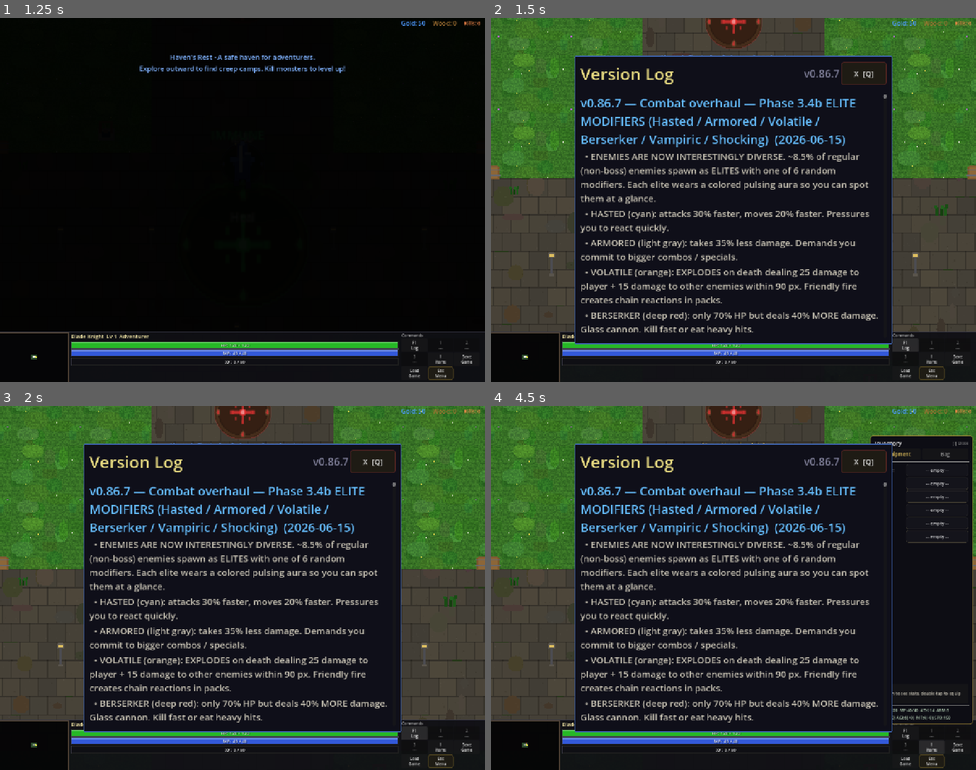
Above: before the commit, frames 1-4 (two rows, left to right).
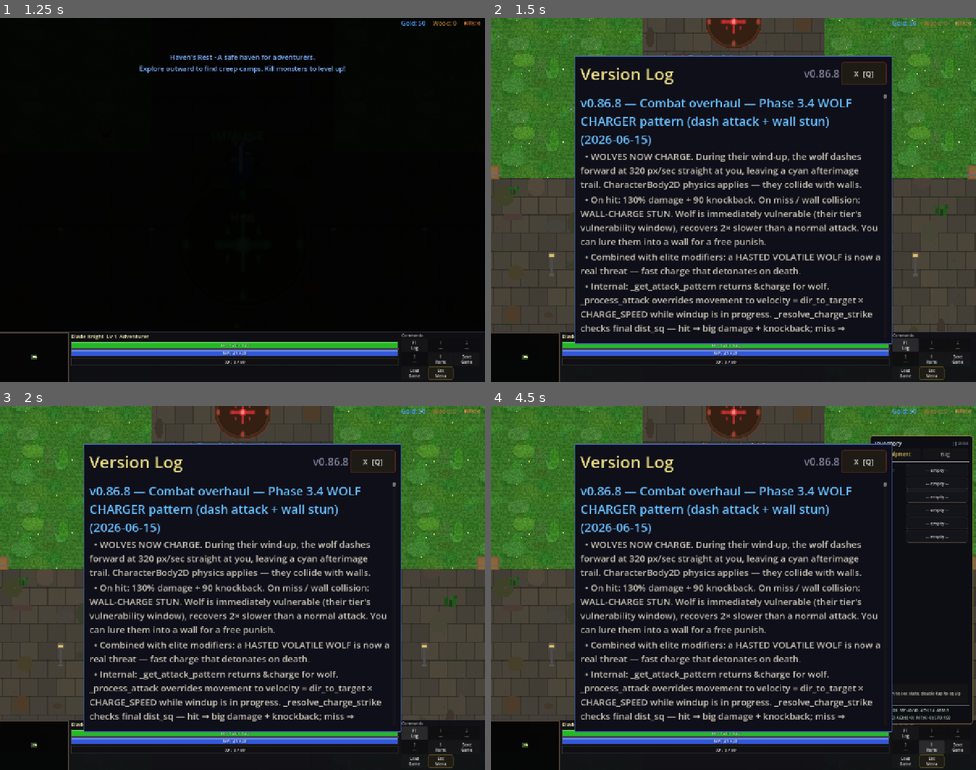
Above: after the commit, the same moments.

Repository: slxny/legends-open-rpg
Game: Godot game, scene res://scenes/main.tscn
Same seed, same stepped clock (60 frames per second), same inputs: the game is played once before the commit and once after it.
Inputs (mouse positions are in pixels of both pictures, inside the frame that each line leads up to):
- Up to frame 1 (1.25 s): tap Enter at 0.5 s; move the mouse to (218, 272) at 0.52 s; hold W (move_up) from 0.53 s (still down); hold Space (attack) from 0.53 s (still down); click (218, 272) at 0.67 s
- Up to frame 2 (1.5 s): release W (move_up) at 1.25 s; release Space (attack) at 1.25 s; click "F1 Log" at 1.25 s
- Up to frame 3 (2 s): no input
- Up to frame 4 (4.5 s): click "1 ---" at 2 s; click "2 ---" at 2.75 s; click "3 ---" at 3.5 s; click "I Items" at 4.25 s

Frame 1 is identical in both runs. In frame 2, 10% of the frame differs, in the area x 18-81%, y 14-87%; in frame 3, 10%; in frame 4, 10%.

Commit message:
v0.86.8: Combat overhaul — Phase 3.4 WOLF CHARGER pattern
Wolves now CHARGE forward during their wind-up at 320 px/sec, leaving
a cyan afterimage trail. CharacterBody2D physics still applies — they
collide with walls.

- _get_attack_pattern returns &charge for sprite_type==&wolf.
- _process_attack: when _windup_started and pattern==&charge, override
  velocity to dir_to_target * _CHARGE_SPEED instead of normal ideal-
  distance maintenance. _spawn_charge_afterimage drops a 40% per
  physics frame for cyan ghosts (motion-blur readability).
- _resolve_charge_strike at strike time:
    hit (dist_sq <= hit_range_sq): 130% damage + 90 knockback,
                                    1.6x attack_timer recovery.
    miss / wall: _trigger_vulnerability_window(&wall_charge) +
                  2x recovery + brief stumble sprite tween.

Combined with elite modifiers, HASTED VOLATILE WOLF is now a real
threat — fast charge that detonates on death.

Headless: smoke all PASS, parse clean. Grep guard CLEAN.

Co-Authored-By: Claude Opus 4.7 (1M context) <noreply@anthropic.com>

Diff:
--- a/scenes/enemies/enemy.gd
+++ b/scenes/enemies/enemy.gd
@@ -158,7 +158,13 @@
 		return &"triple_stab"
 	if sprite_type == "troll" or sprite_type == "ogre" or sprite_type == "ancient_golem":
 		return &"slam"
+	if sprite_type == "wolf":
+		return &"charge"
 	return &"standard"
+
+const _CHARGE_SPEED: float = 320.0
+const _CHARGE_DAMAGE_MULT: float = 1.30
+const _CHARGE_KNOCKBACK: float = 90.0
 
 # Phase 3.3 — global ATTACK COORDINATOR (danger budget).
 # Limits how many enemies can be in attack wind-up at any time so groups
@@ -797,8 +803,21 @@
 			var perp = Vector2(-dir_to_target.y, dir_to_target.x)
 			sep = perp * sep.dot(perp)
 
-	velocity = move_toward + sep
-	move_and_slide()
+	# Phase 3.4 — CHARGE pattern: during windup, the wolf dashes toward the
+	# target at high speed instead of maintaining ideal distance. Body
+	# physics still respects collision, so charging into a wall stops
+	# them — perfect for vulnerability punish.
+	if _windup_started and _get_attack_pattern() == &"charge" and is_instance_valid(target):
+		var dir_to_t: Vector2 = (target.global_position - global_position).normalized()
+		velocity = dir_to_t * _CHARGE_SPEED
+		move_and_slide()
+		# Optional: spawn a brief afterimage every couple frames for
+		# motion-blur readability.
+		if randf() < 0.4:
+			_spawn_charge_afterimage()
+	else:
+		velocity = move_toward + sep
+		move_and_slide()
 
 	_attack_timer -= delta
 	# Phase 3.0a — telegraph wind-up. As the attack timer drops past the
@@ -836,7 +855,13 @@
 			if pattern == &"slam":
 				_resolve_slam_strike(dist_sq <= hit_range_sq)
 				return
-			# Skip non-slam if out of range — already handled above as whiff.
+			# CHARGE: high-speed dash already happened during windup. Now
+			# resolve the impact. If the wolf reached the target → big
+			# damage + knockback. If it didn't → wall collision, vulnerability.
+			if pattern == &"charge":
+				_resolve_charge_strike(dist_sq)
+				return
+			# Skip non-slam/charge if out of range — already handled above as whiff.
 			if dist_sq > hit_range_sq:
 				return
 			# TRIPLE STAB: 3 quick hits per attack cycle, lower per-hit damage.
@@ -3984,6 +4009,51 @@
 		_attack_timer = attack_cooldown * 1.4
 
 
+# Phase 3.4 — CHARGE STRIKE. Wolf dashed during windup; resolve impact
+# now. dist_sq is the current distance to player. If in melee range,
+# bigger hit + knockback. If they got blocked by a wall (charge speed
+# > 0 but distance never closed) → vulnerability window opens auto.
+func _resolve_charge_strike(dist_sq: float) -> void:
+	var hit_range_sq: float = stats.attack_range * stats.attack_range * 2.25
+	if dist_sq <= hit_range_sq and is_instance_valid(target) and target.has_method("take_damage"):
+		var result = CombatManager.calculate_damage(get_stats_dict(), target.get_stats_dict(), _CHARGE_DAMAGE_MULT * _elite_damage_dealt_mult())
+		target.take_damage(result["damage"], result["is_crit"])
+		# Big knockback away from the wolf.
+		if target.has_method("apply_knockback"):
+			var kb_dir: Vector2 = (target.global_position - global_position)
+			if kb_dir.length() > 0.01:
+				target.apply_knockback(kb_dir.normalized(), _CHARGE_KNOCKBACK)
+		_do_attack_lunge(true)
+		_attack_timer = attack_cooldown * 1.6
+	else:
+		# WALL-CHARGE / MISS — wolf is stunned and vulnerable.
+		_trigger_vulnerability_window(&"wall_charge")
+		_attack_timer = attack_cooldown * 2.0
+		# Visual: brief knock-back stumble.
+		if is_instance_valid(sprite):
+			var st := sprite.create_tween()
+			st.tween_property(sprite, "position", Vector2(-6, 0), 0.08)
+			st.tween_property(sprite, "position", Vector2.ZERO, 0.14)
+
+
+# Phase 3.4 — afterimage during charge for motion-blur readability.
+func _spawn_charge_afterimage() -> void:
+	if not is_instance_valid(sprite) or sprite.texture == null:
+		return
+	var ghost := Sprite2D.new()
+	ghost.texture = sprite.texture
+	ghost.texture_filter = CanvasItem.TEXTURE_FILTER_NEAREST
+	ghost.global_position = global_position
+	ghost.flip_h = sprite.flip_h
+	ghost.scale = sprite.scale
+	ghost.modulate = Color(0.4, 1.2, 1.5, 0.45)  # cyan ghost
+	ghost.z_index = -1
+	_get_world_node().add_child(ghost)
+	var t := ghost.create_tween()
+	t.tween_property(ghost, "modulate:a", 0.0, 0.22)
+	t.tween_callback(ghost.queue_free)
+
+
 # Phase 3.4 — SLAM. Troll/ogre fires a radial AoE that hits anyone in
 # slam_radius regardless of facing. The telegraph is a big yellow circle
 # on the ground around the enemy. Players must MOVE AWAY, not just dodge
--- a/scenes/ui/changelog_dialog.gd
+++ b/scenes/ui/changelog_dialog.gd
@@ -9,9 +9,20 @@
 var _is_visible: bool = false
 var _is_mobile: bool = false
 
-const GAME_VERSION := "v0.86.7"
+const GAME_VERSION := "v0.86.8"
 
 const CHANGELOG: Array[Dictionary] = [
+	{
+		"version": "v0.86.8",
+		"title": "Combat overhaul — Phase 3.4 WOLF CHARGER pattern (dash attack + wall stun)",
+		"date": "2026-06-15",
+		"entries": [
+			"WOLVES NOW CHARGE. During their wind-up, the wolf dashes forward at 320 px/sec straight at you, leaving a cyan afterimage trail. CharacterBody2D physics applies — they collide with walls.",
+			"On hit: 130% damage + 90 knockback. On miss / wall collision: WALL-CHARGE STUN. Wolf is immediately vulnerable (their tier's vulnerability window), recovers 2× slower than a normal attack. You can lure them into a wall for a free punish.",
+			"Combined with elite modifiers: a HASTED VOLATILE WOLF is now a real threat — fast charge that detonates on death.",
+			"Internal: _get_attack_pattern returns &charge for wolf. _process_attack overrides movement to velocity = dir_to_target × CHARGE_SPEED while windup is in progress. _resolve_charge_strike checks final dist_sq — hit → big damage + knockback; miss → _trigger_vulnerability_window(&wall_charge) + 2× recovery + stumble visual. _spawn_charge_afterimage drops a 40% chance per physics frame for cyan ghosts.",
+		]
+	},
 	{
 		"version": "v0.86.7",
 		"title": "Combat overhaul — Phase 3.4b ELITE MODIFIERS (Hasted / Armored / Volatile / Berserker / Vampiric / Shocking)",
